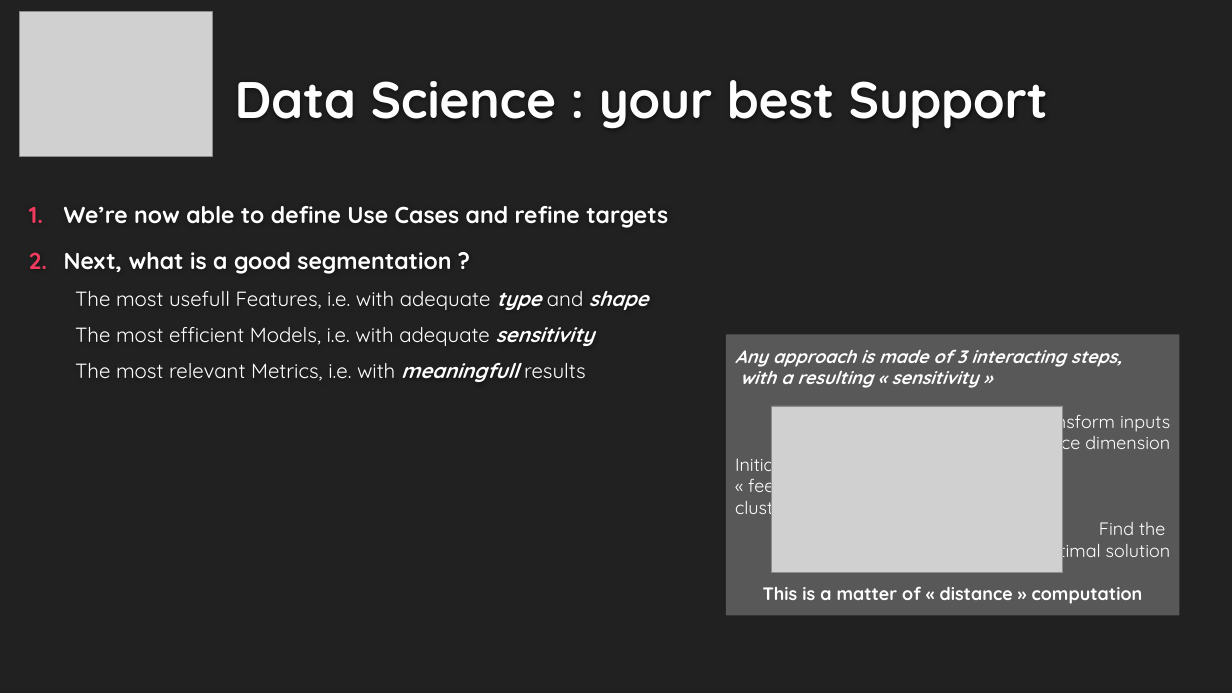
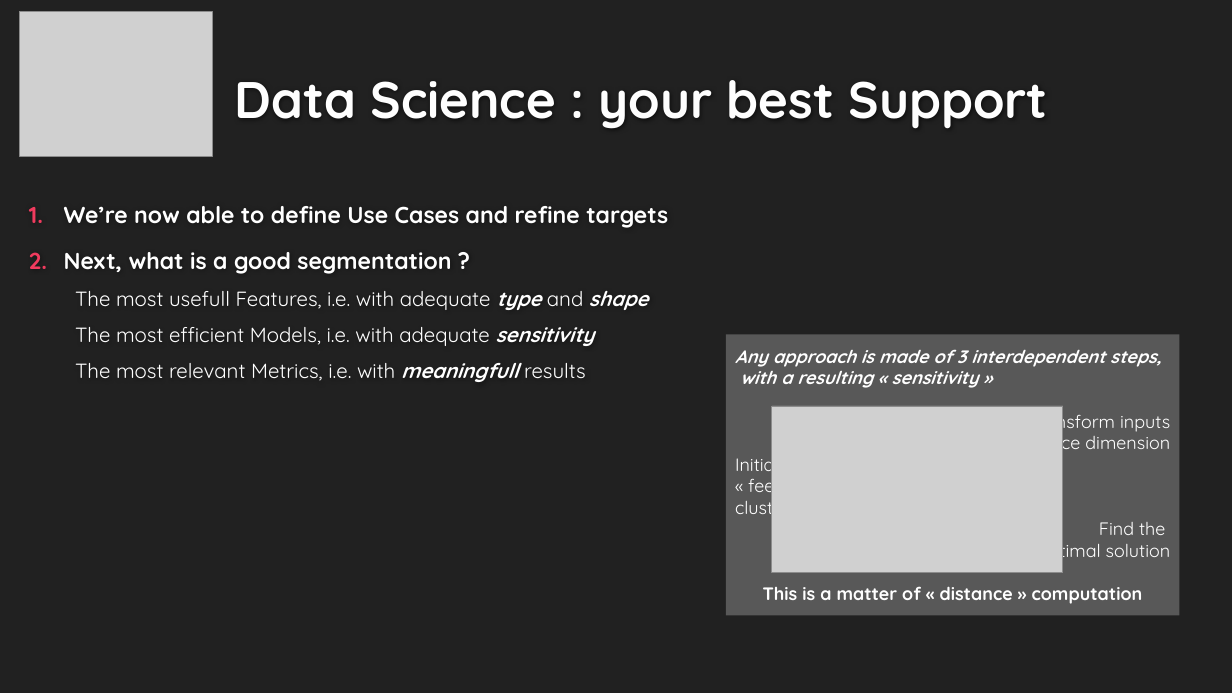
Before and after one commit to EtienneLardeur/P5_CustomerSegmentation, a slide deck: slide 8 of P5Olist_Présentation_initiale.pptx. Drawn at 1232x693 pixels with LibreOffice and Linux fonts; fonts in the diff are those of the drawing; grey boxes stand for pictures; background and template pictures are left out. Boxes give left, top, right and bottom in pixels: in the first picture for what was removed or moved away, otherwise in the second. Text is boxed around its words. In the diff, an @@ line names an element or a change of style, - is before the commit and + after.

```diff
--- a/P5Olist_Présentation_initiale.pptx
+++ b/P5Olist_Présentation_initiale.pptx
@@ text in rectangle at box(735, 350, 1161, 367): text changed @@
-Any approach is made of 3 interacting steps,
+Any approach is made of 3 interdependent steps,
```
Also in this commit, not shown: 5 other slides changed, 1 slide added.
